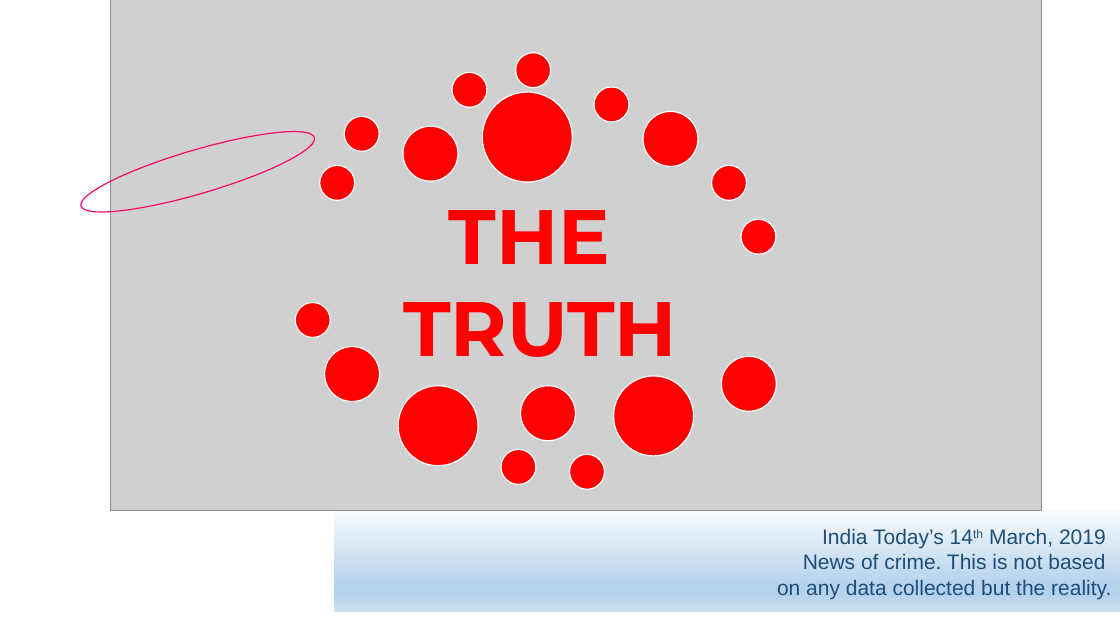
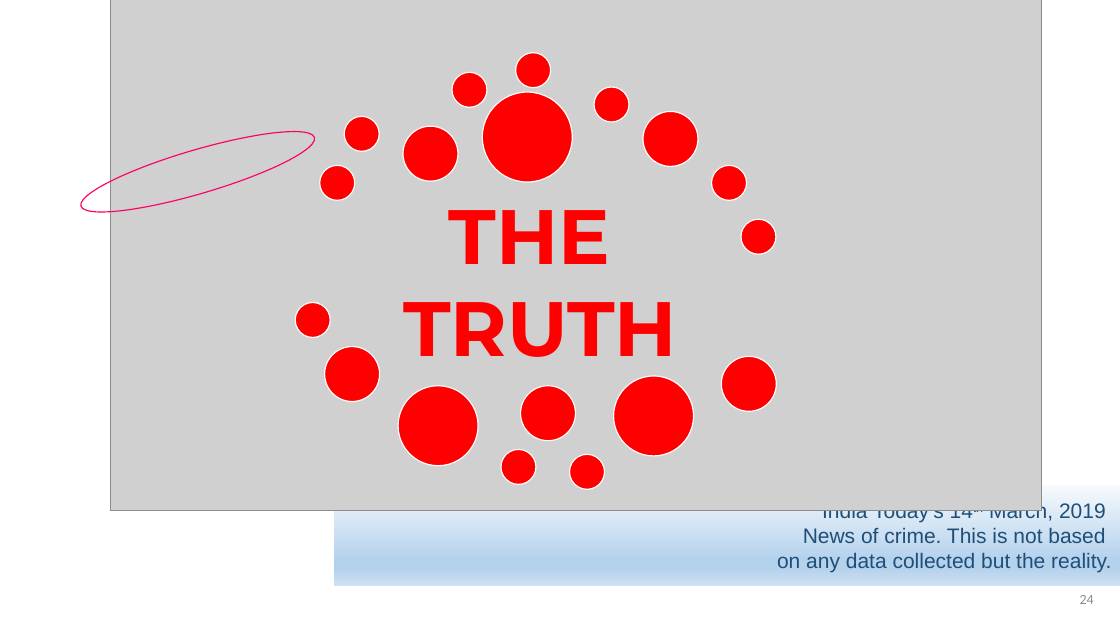
Before and after one commit to Nayna89/Data-Science, a slide deck: slide 24 of EDA_CrimeAgainstWomen/CrimeAgainstWomenEDA.pptx (slide 23 before the commit). Drawn at 1120x630 pixels with LibreOffice and Linux fonts; fonts in the diff are those of the drawing; grey boxes stand for pictures. Boxes give left, top, right and bottom in pixels: in the first picture for what was removed or moved away, otherwise in the second. Text is boxed around its words. In the diff, an @@ line names an element or a change of style, - is before the commit and + after.

```diff
--- a/EDA_CrimeAgainstWomen/CrimeAgainstWomenEDA.pptx
+++ b/EDA_CrimeAgainstWomen/CrimeAgainstWomenEDA.pptx
@@ rectangle "India Today’s 14th March, 2019": place and size @@
-rectangle "India Today’s 14th March, 2019" at [334,511,1120,612]
+rectangle "India Today’s 14th March, 2019" at [334,485,1120,586]
@@ text added at [1080,595,1094,604], 12 pt, text #8C8C8C @@
+24
```
Also in this commit, not shown: 6 other slides changed, 1 slide added.
